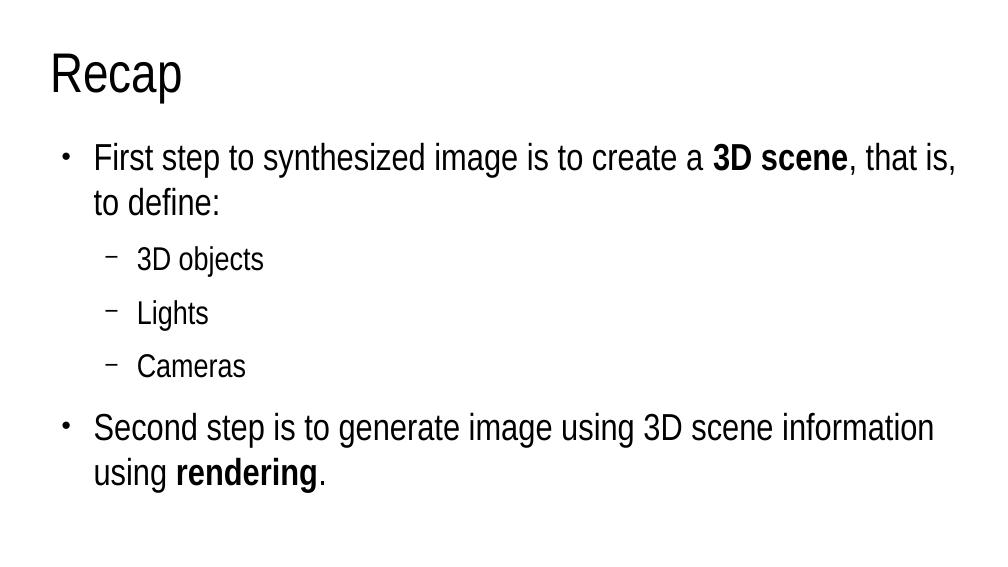
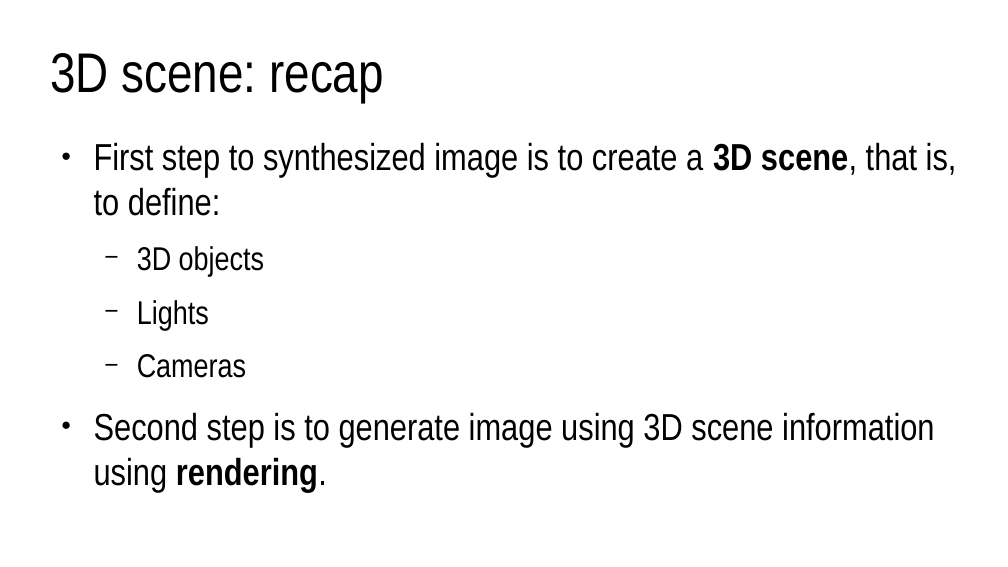
Before and after one commit to lorentzo/IntroductionToComputerGraphics, a slide deck: slide 22 of lectures/2_overview_computer_image_generation/computer_image_generation_overview.odp. Drawn at 1008x567 pixels with LibreOffice and Linux fonts; fonts in the diff are those of the drawing. Boxes give left, top, right and bottom in pixels: in the first picture for what was removed or moved away, otherwise in the second. Text is boxed around its words. In the diff, an @@ line names an element or a change of style, - is before the commit and + after.

```diff
--- a/lectures/2_overview_computer_image_generation/computer_image_generation_overview.odp
+++ b/lectures/2_overview_computer_image_generation/computer_image_generation_overview.odp
@@ title at [50, 53, 384, 102]: text changed @@
-Recap
+3D scene: recap
```
Also in this commit, not shown: 5 other slides changed, 3 slides added, 2 slides removed, 7 other files.
